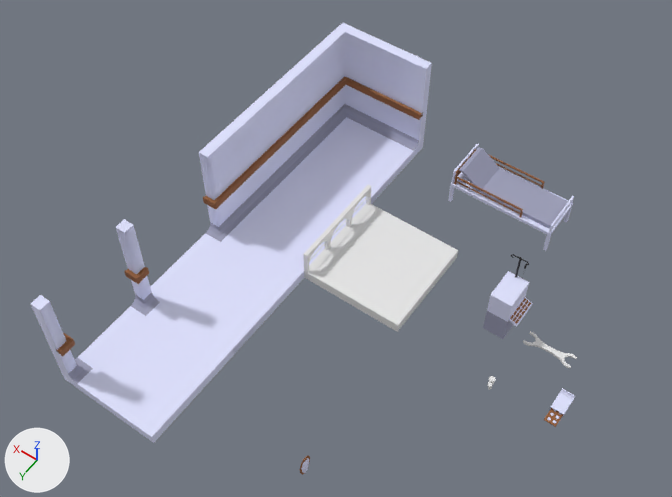
Two versions of the FBX model GGJ2020_IcanRevival/Assets/Graph/3D/Asset/Tileset.FBX, one commit apart.
One viewpoint serves both versions: a 50 mm lens placed at (-7.25, 8.76, 13.57), pointed at (-1.71, 1.01, 1.39). Arrows for +X, +Y and +Z are at lower left; the lights stay in place. Where no turn or scale is listed for an object, it has been applied to the vertices.
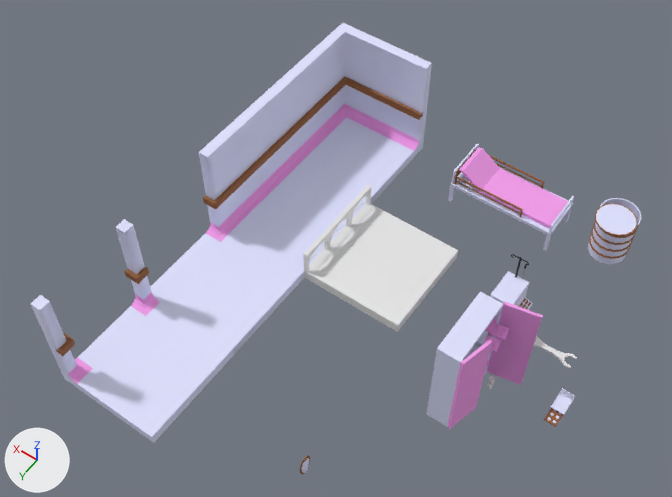
Changed parts and their boxes (x1, y1, x2, y2) in the pictures (672 x 497 px):
'Box002', recoloured
    both: (291, 101, 422, 167)
'Box007', recoloured
    both: (66, 290, 162, 387)
'Box001', recoloured
    both: (225, 151, 301, 231)
'Box004', recoloured
    both: (151, 215, 236, 303)
'Box017', added
    after: (426, 291, 543, 429)
'Box013', recoloured (grey to pink)
    both: (456, 144, 571, 231)
'Cylinder003', added
    after: (588, 198, 641, 264)

The edits, one by one:
Material 'Material #36.003' (mat_material__36_003) changes colour from grey #9c9eb7 to pink #f39cea; in linear values from (0.333, 0.341, 0.475) to (0.898, 0.333, 0.824).
Mesh me_mesh_012 is new.
It has 11776 vertices, 12457 faces and spans x -0.79..0.23, y -0.79..0.64, z 0.0..2.0.
Faces by material slot: [71, 68, 30, 12288].
It uses material mat_material__36 (white #dfe2ff).
It uses material mat_material__36_001 (brown #925d38).
It uses material mat_material__36_002 (white #dfe2ff).
It uses material mat_material__36_003 (pink #f39cea).
Mesh me_mesh_013 is new.
It has 453 vertices, 834 faces and spans x -0.371..0.371, y -0.366..0.534, z 0.0..1.035.
Faces by material slot: [392, 396, 46].
It uses material mat_material__36 (white #dfe2ff).
It uses material mat_material__36_001 (brown #925d38).
It uses material mat_material__36_002 (white #dfe2ff).
Object 'Box017' (ob_box017) is new; it shows me_mesh_012.
Its location is (-4.45, 1.42, 0.0).
Object 'Cylinder003' (ob_cylinder003) is new; it shows me_mesh_013.
Its location is (-5.16, -2.76, 0.0).
